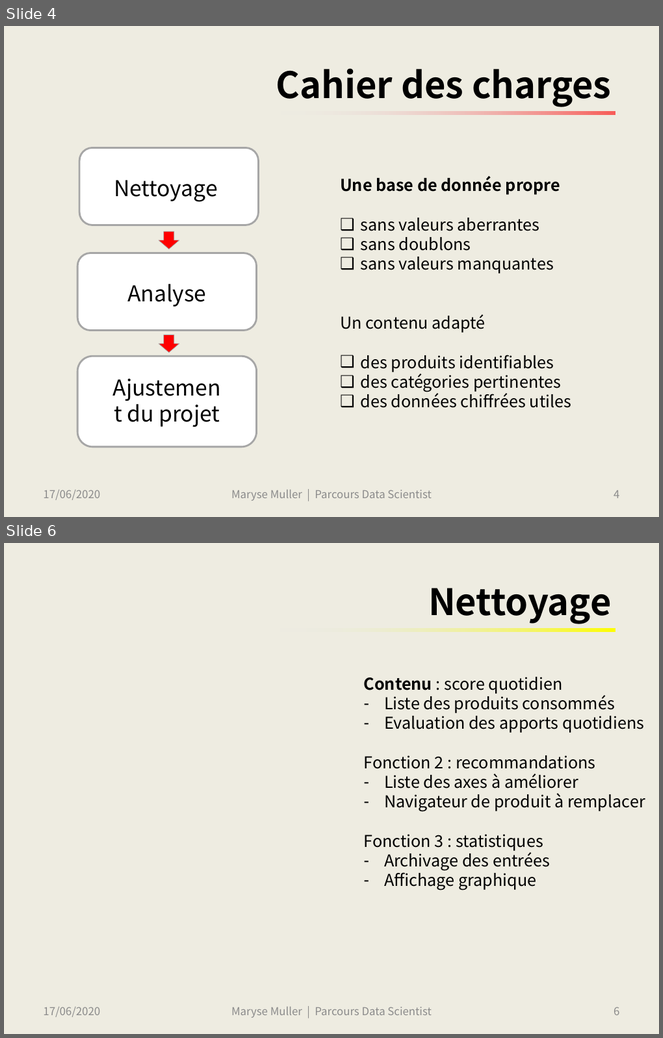
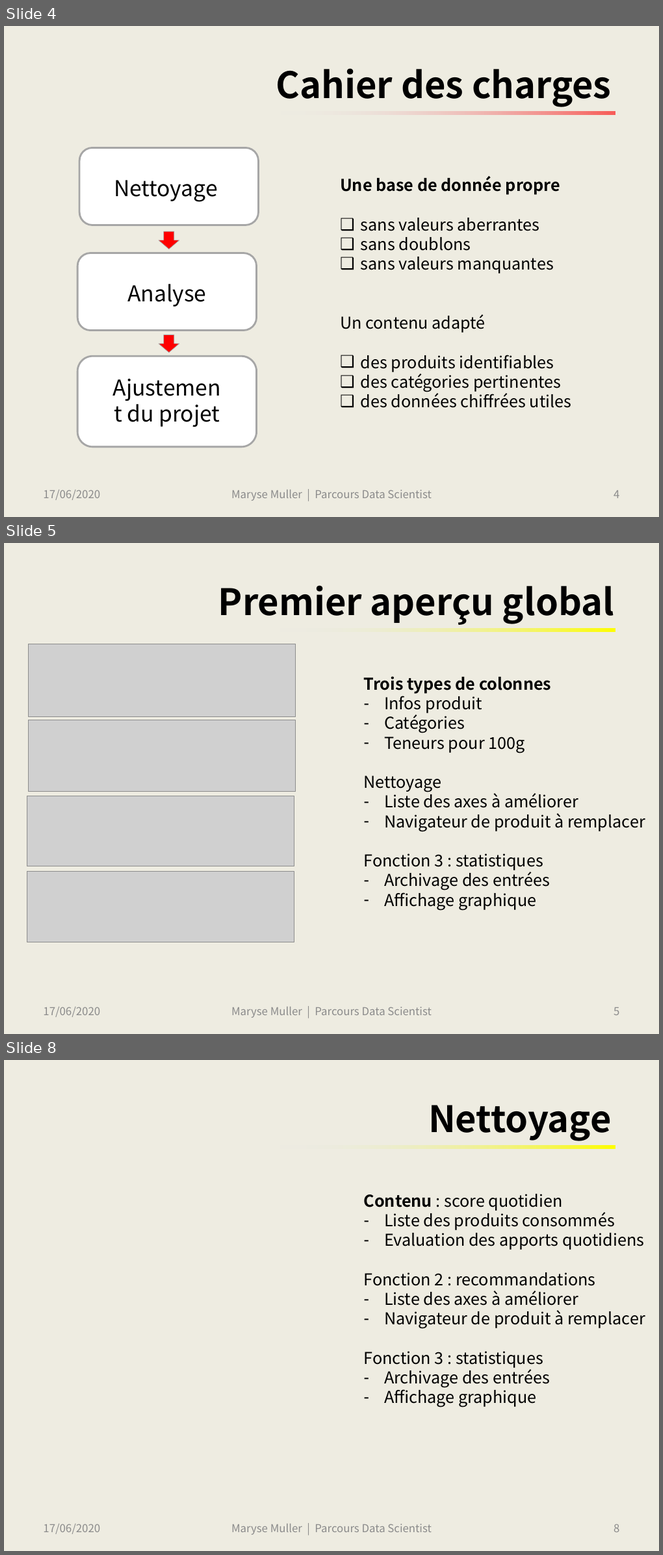
Before and after one commit to SmellyArmure/OC_DS_Project3, a slide deck: SOUTENANCE/Projet3.pptx. Shown one above the other, each under a label of ours: slides 4 and 6 before the commit, slides 4, 5 and 8 after it; the slides between them are not shown. The pictures are 663x1038 and 663x1555 pixels, drawn with LibreOffice and Linux fonts; fonts in the diff are those of the drawing; grey boxes stand for pictures. Boxes give left, top, right and bottom in pixels: in the first picture for what was removed or moved away, otherwise in the second. Text is boxed around its words. In the diff, an @@ line names an element or a change of style, - is before the commit and + after.

Commit message:
P3_Analysis : analyse temporelle des proportions des pnns1, de nutrigrade, des teneurs pour 100g et du nutriscore + rédaction + boxplots et préparation ANOVA

```diff
--- a/SOUTENANCE/Projet3.pptx
+++ b/SOUTENANCE/Projet3.pptx
@@ slide 5 added at <box>4,543,659,1034</box>, background #EEECE1 @@
@@ title added at <box>218,585,614,624</box>, 40 pt, text #000000, bold @@
+Premier aperçu global
@@ rectangle added at <box>278,629,615,632</box>, fill gradient #FFFF00 to #E1E8F5 @@
@@ group added at <box>27,644,295,943</box>: 4 pictures @@
@@ text added at <box>364,676,646,910</box>, 18 pt, text #000000 @@
+Trois types de colonnes
+– Infos produit
+– Catégories
+– Teneurs pour 100g
+Nettoyage
+– Liste des axes à améliorer
+– Navigateur de produit à remplacer
+Fonction 3 : statistiques
+– Archivage des entrées
+– Affichage graphique
@@ text added at <box>43,1007,100,1017</box>, 12 pt, text #8C8C8C @@
+17/06/2020
@@ text added at <box>232,1007,431,1018</box>, 12 pt, text #8C8C8C @@
+Maryse Muller | Parcours Data Scientist
@@ page number added at <box>614,1008,620,1016</box>, 12 pt, text #8C8C8C @@
+5
@@ what was slide 6 is now slide 8 @@
```
Also in this commit, not shown: 2 slides changed, 7 other slides added, 35 other files.
